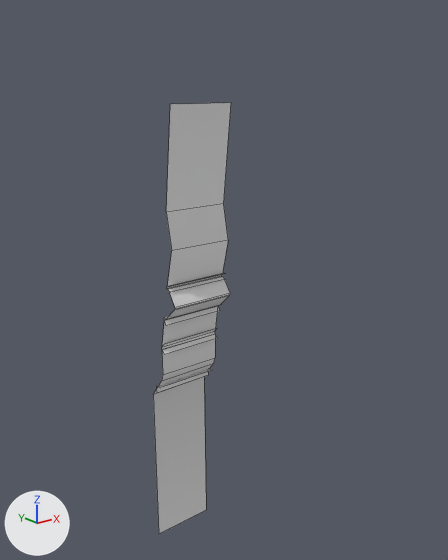
The FBX model Resources/Assets/Meshes/WallOutside.fbx, before and after one commit.
Rendered twice from a camera (50 mm lens) standing at (-0.001022, -0.001432, 0.000845) and looking at (0.000045, -0.000098, 0.000312). The lights are fixed; the arrows at lower left show +X, +Y and +Z. Mesh edges are drawn as thin lines.

Objects in the first picture: 'WallGlassOutside', 'WallOutSide'.
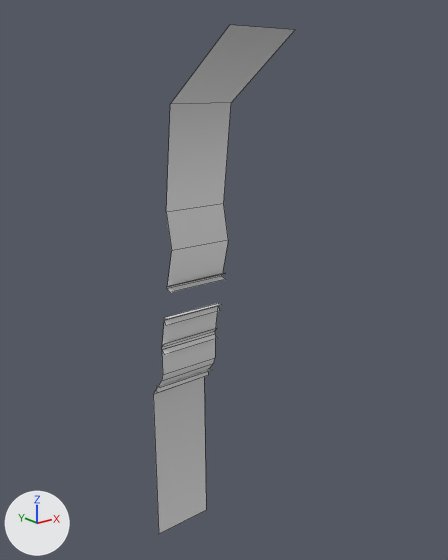
Boxes [x1, y1, x2, y2] around the edits, measured in the pictures (448 x 560 px):
'WallOutSide', reshaped (81% wider, 18% taller)
    before: [153, 103, 231, 534]
    after: [153, 25, 295, 534]
'WallGlassOutside', deleted
    before: [166, 276, 230, 320]
part 1 of me_untitled_030, added
    after: [171, 25, 295, 104]

The change, as a list of edits to the scene's bpy script:
```text
Change me_untitled_030:
    where me_untitled_030.from_pydata(...)  # 52 vertices, 20 faces; spans x -100.0..100.0, y -61.0..76.0, z -600.0..800.0
    used by ob_walloutside; location = (0.0, 0.0, 0.0); scale = (0.0, 0.0, 0.0)
    verts and faces of me_untitled_030; kept vertices keep their numbers, new ones are numbered from 52
    before: 48 (100.0, -61.0, 800.0) at pixel (231, 102), 49 (-100.0, -61.0, 800.0) at pixel (170, 104)
    me_untitled_030 part 1
    add verts[52] = (100.0, -300.0, 972.0)  # pixel (295, 29)
    add verts[53] = (-100.0, -300.0, 972.0)  # pixel (229, 24)
    add faces += [(48, 49, 53, 52)]
Remove ob_wallglassoutside:
    ob_wallglassoutside = bpy.data.objects.new('WallGlassOutside', me_untitled_032)
    ob_wallglassoutside.location = (0.0, 0.0, 0.0)
    ob_wallglassoutside.scale = (0.0, 0.0, 0.0)
```
